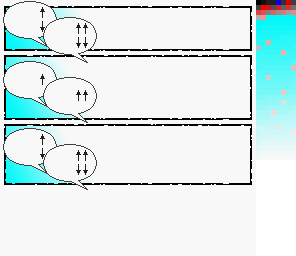
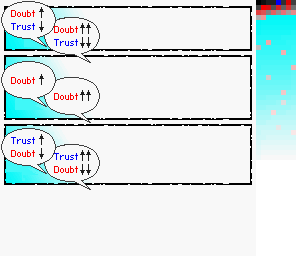
Layered file, before and after one edit (296 × 256). Changes by layer:
added layer "Layer 5" above "Layer 6" over [1, 1, 66, 174]
added layer "Layer 6" above "Layer 1" over [44, 17, 100, 190]
painted on "Layer 1" over [2, 1, 100, 190]
